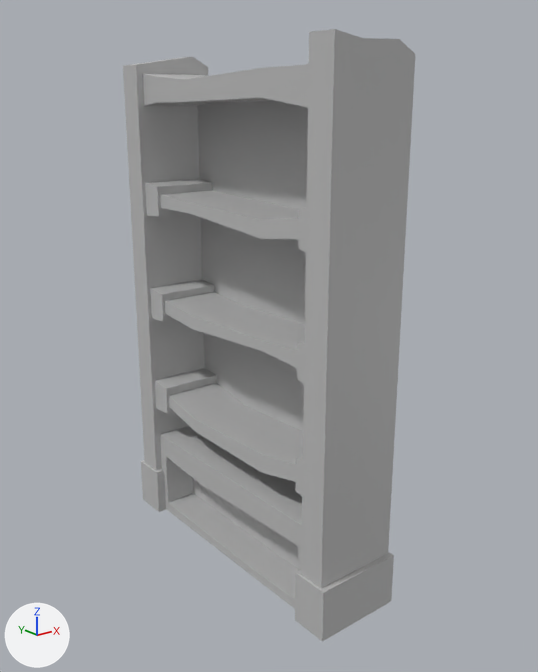
A saved change to the FBX model Assets/GameStuff/Matt's Stuff/M_Assets/Dungeon/Shelf.fbx.
Rendered twice from a 50 mm lens placed at (-5.4, -6.96, 5.63), pointed at (0.03, -0.18, 2.92). The lights are fixed; the arrows at lower left show +X, +Y and +Z. Where no turn or scale is listed for an object, it has been applied to the vertices.

In view in the first picture: 'Shelf'.
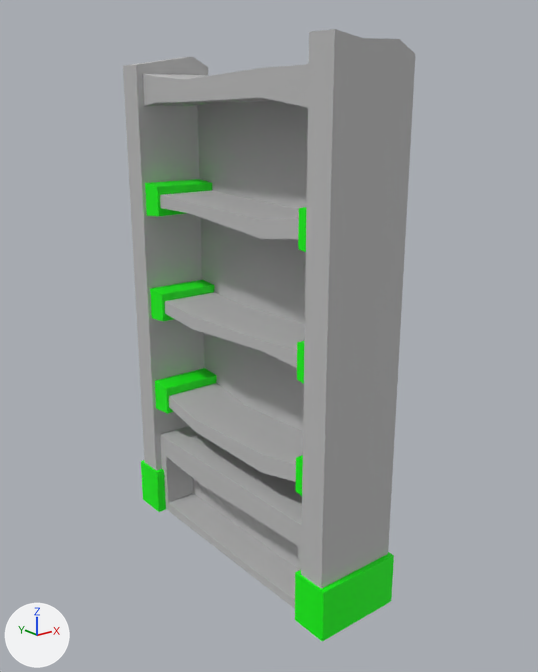
Changed parts and their boxes [x1, y1, x2, y2] in the pictures (538 x 672 px):
```json
{"part": 1, "of": "me_mesh", "change": "recoloured", "before": [295, 207, 394, 641], "after": [295, 207, 394, 641], "on screen": "grey to green"}
{"part": 2, "of": "me_mesh", "change": "recoloured", "before": [141, 179, 217, 512], "after": [141, 179, 217, 512], "on screen": "grey to green"}
```

The change, as JSON lines over the scene's bpy script:
```json
{"op": "add", "block": "mat_blinn1", "code": ["mat_blinn1 = principled_material('blinn1')", "mat_blinn1.base_color = (0.5, 0.5, 0.5)  # grey #bcbcbc", "mat_blinn1.roughness = 0.749"]}
{"op": "add", "block": "mat_lambert4", "code": ["mat_lambert4 = principled_material('lambert4')", "mat_lambert4.base_color = (0.0, 1.0, 0.0)  # green #00ff00"]}
{"block": "me_mesh", "where": "me_mesh.from_pydata(...)  # 213 vertices, 154 faces; spans x -0.56..0.56, y -1.98..1.98, z -3.13..3.13"}
{"block": "me_mesh", "where": "# used by ob_shelf; location = (-0.1, 0.0, 3.1)"}
{"block": "me_mesh", "change": "me_mesh part 1: 34 of the faces centred in x -0.56..0.56, y -1.98..-1.42, z -2.82..1.56 switch from mat_lambert1 (grey #bcbcbc) to mat_lambert4 (green #00ff00)"}
{"block": "me_mesh", "change": "me_mesh part 2: 30 of the faces centred in x -0.56..0.56, y 1.28..1.98, z -2.82..1.55 switch from mat_lambert1 (grey #bcbcbc) to mat_lambert4 (green #00ff00)"}
{"op": "add", "block": "me_mesh", "code": "me_mesh.materials.append(mat_blinn1)  # grey #bcbcbc"}
```
